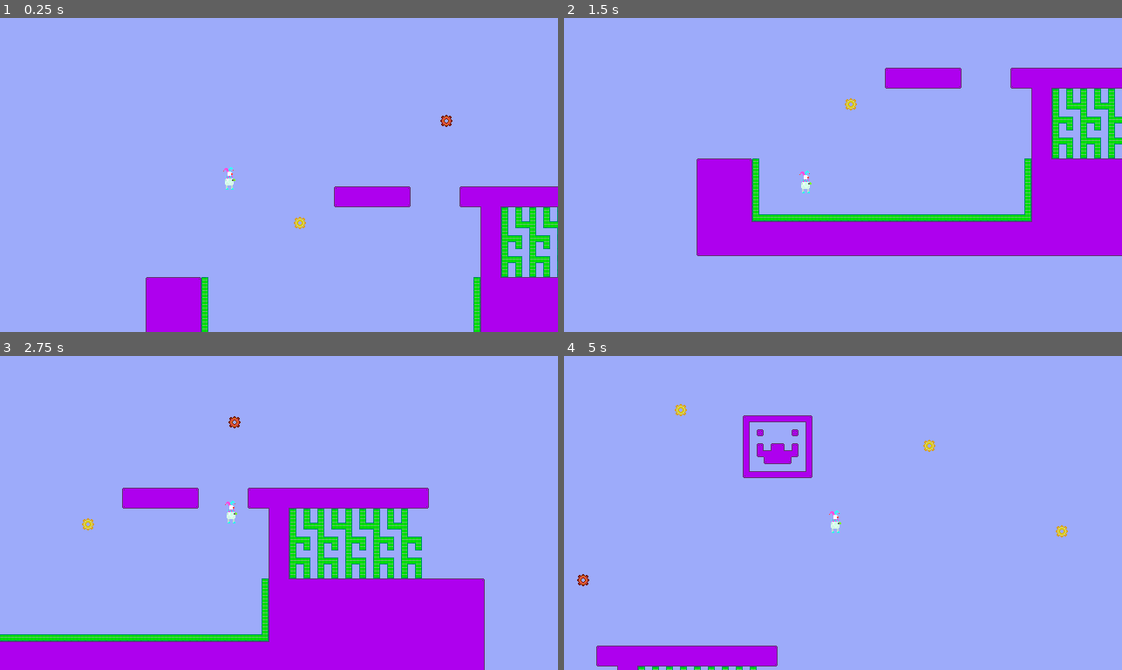
Above: before the commit, frames 1-4 (two rows, left to right).
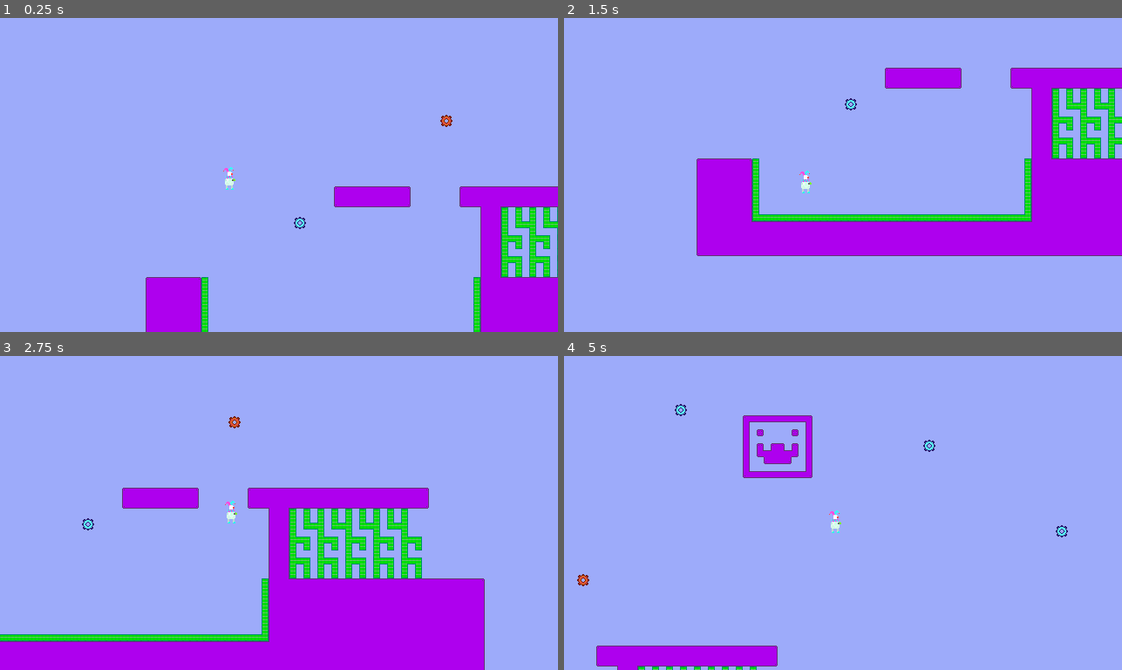
Above: after the commit, the same moments.

Repository: Person552/tower-swing
Game: Godot game, scene res://scenes/main.tscn
Same seed, same stepped clock (60 frames per second), same inputs: the game is played once before the commit and once after it. Sound files missing from this copy of the repository are replaced by a short silence.
Inputs:
- Up to frame 1 (0.25 s): no input
- Up to frame 2 (1.5 s): tap Enter (ui_accept) at 0.5, 0.77 s; tap Space (hook) at 0.6, 1.35 s
- Up to frame 3 (2.75 s): tap Enter (ui_accept) at 1.52 s; tap Space (hook) at 2.1 s
- Up to frame 4 (5 s): tap Space (hook) at 2.85, 3.6, 4.35 s; tap Enter (ui_accept) at 3.02, 3.77, 4.52 s

The runs differ from the first frame. In frame 1, less than 0.1% of the frame differs, in the area x 52-55%, y 63-68%; in frame 2, less than 0.1%; in frame 3, less than 0.1%; in frame 4, 0.2%, in the area x 19-91%, y 15-58%.

Commit message:
Manual release angles

Diff:
--- a/scenes/hook_point.tscn
+++ b/scenes/hook_point.tscn
@@ -189,4 +189,4 @@
 [node name="AnimatedSprite2D" type="AnimatedSprite2D" parent="." unique_id=1647605189]
 z_index = -1
 sprite_frames = SubResource("SpriteFrames_psq6u")
-animation = &"loop_hooked"
+animation = &"swing"
--- a/scripts/hook_point.gd
+++ b/scripts/hook_point.gd
@@ -6,6 +6,9 @@
 		type = new_type
 		$AnimatedSprite2D.animation = type
 @export var id : int
+
+@export var set_release_angle = false
+@export_range(0, 360, 0.1, "degrees") var release_angle
 
 var current_offset = Vector2(0.0, 0.0)
 
--- a/scripts/simulation_clown.gd
+++ b/scripts/simulation_clown.gd
@@ -22,6 +22,7 @@
 var current_frame = 0
 
 var recent_hookpoint_type
+var recent_hookpoint_ref
 
 var position_list = []
 
@@ -43,10 +44,13 @@
 func hook_hookpoint():
 	swing_speed = 0.0
 	hooked = true
+
 func release_hookpoint() :
 	target_hookpoint += 1
 	hooked = false
 	swing_distance = 0.0
+	if recent_hookpoint_ref.set_release_angle :
+		self.velocity = self.velocity.length() * Vector2.RIGHT.rotated(recent_hookpoint_ref.release_angle)
 
 func take_snapshot() :
 	position_list.append([position.x, position.y])
@@ -83,6 +87,7 @@
 		var hookpoint_ref = get_hookpoint_from_id(target_hookpoint)
 		var hookpoint_type = hookpoint_ref.type
 		recent_hookpoint_type = hookpoint_type
+		recent_hookpoint_ref = hookpoint_ref
 		$Hook.visible = true
 		$Hook.target_pos = hookpoint_ref.position - self.position
 		if swing_distance == 0.0 :
